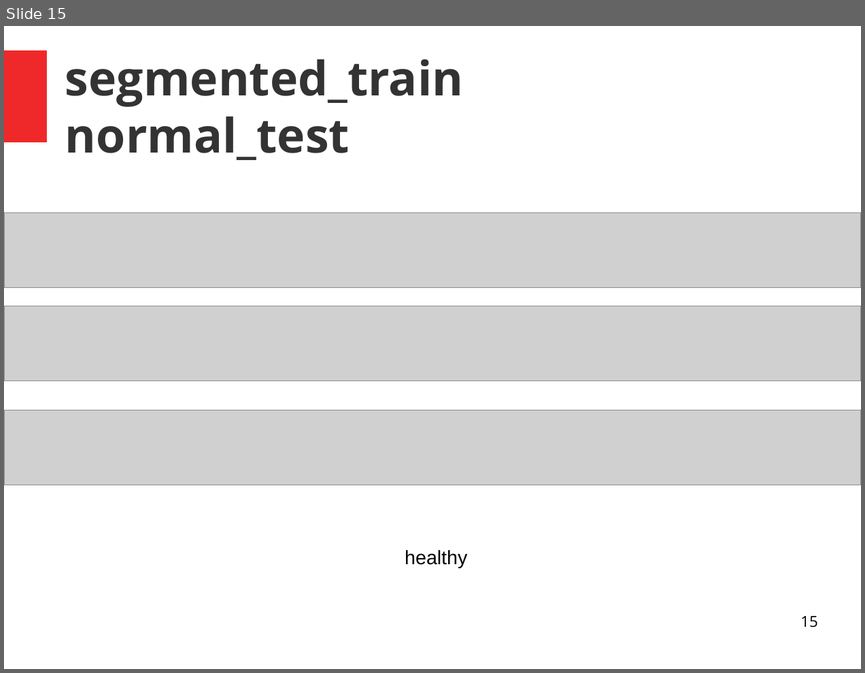
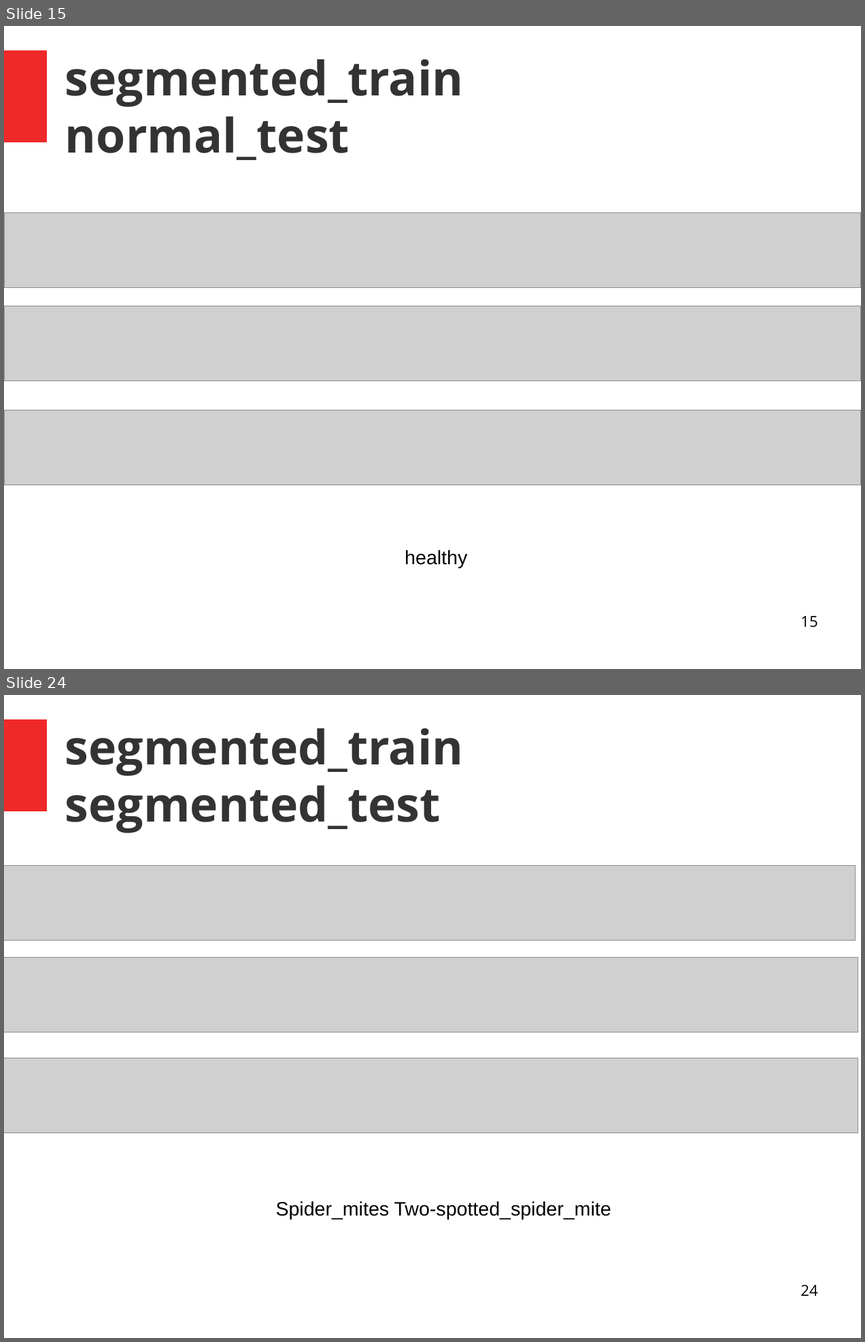
Before and after one commit to jarvis0/tomato-diseases, a slide deck: DL/model_evaluations/segmented_train/segmented_train.odp. Shown one above the other, each under a label of ours: slide 15 before the commit, slides 15 and 24 after it; the slides between them are not shown. The pictures are 865x673 and 865x1342 pixels, drawn with LibreOffice and Linux fonts; fonts in the diff are those of the drawing; grey boxes stand for pictures. Boxes give left, top, right and bottom in pixels: in the first picture for what was removed or moved away, otherwise in the second. Text is boxed around its words. In the diff, an @@ line names an element or a change of style, - is before the commit and + after.

```diff
--- a/DL/model_evaluations/segmented_train/segmented_train.odp
+++ b/DL/model_evaluations/segmented_train/segmented_train.odp
@@ slide 24 added at box(4, 695, 861, 1338), background #FFFFFF; not listed: 1 template element that a slide beside it also shows @@
@@ title added at box(65, 728, 463, 833), 44 pt, text #333333, bold @@
+segmented_train
+segmented_test
@@ picture added at box(4, 865, 855, 940) @@
@@ picture added at box(4, 957, 857, 1032) @@
@@ picture added at box(4, 1058, 857, 1133) @@
@@ text added at box(276, 1201, 611, 1219), 18 pt, text #000000 @@
+Spider_mites Two-spotted_spider_mite
@@ page number added at box(800, 1285, 817, 1295), 14 pt, text #000000 @@
+24
```
Also in this commit, not shown: 12 other slides added, 2 other files.
